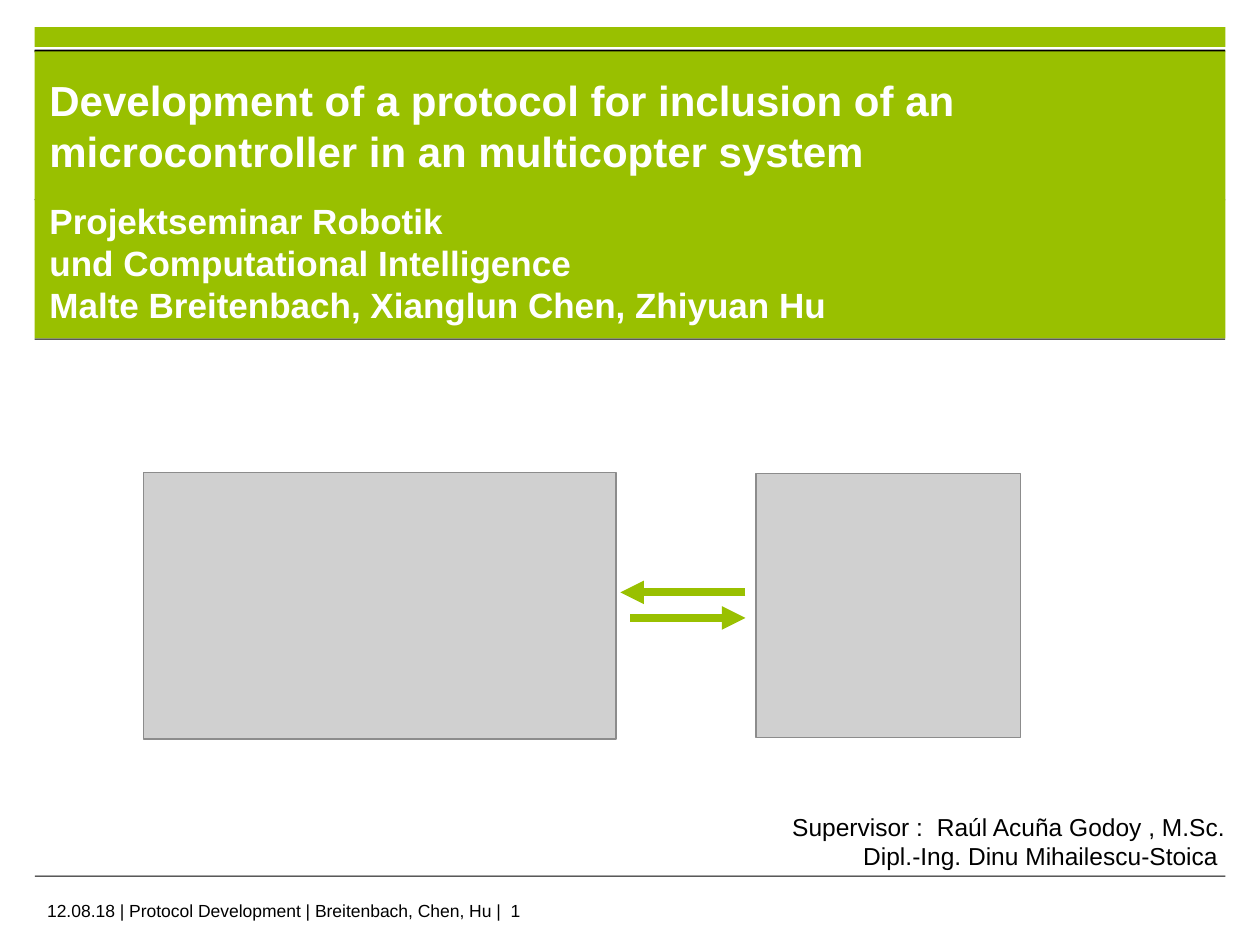
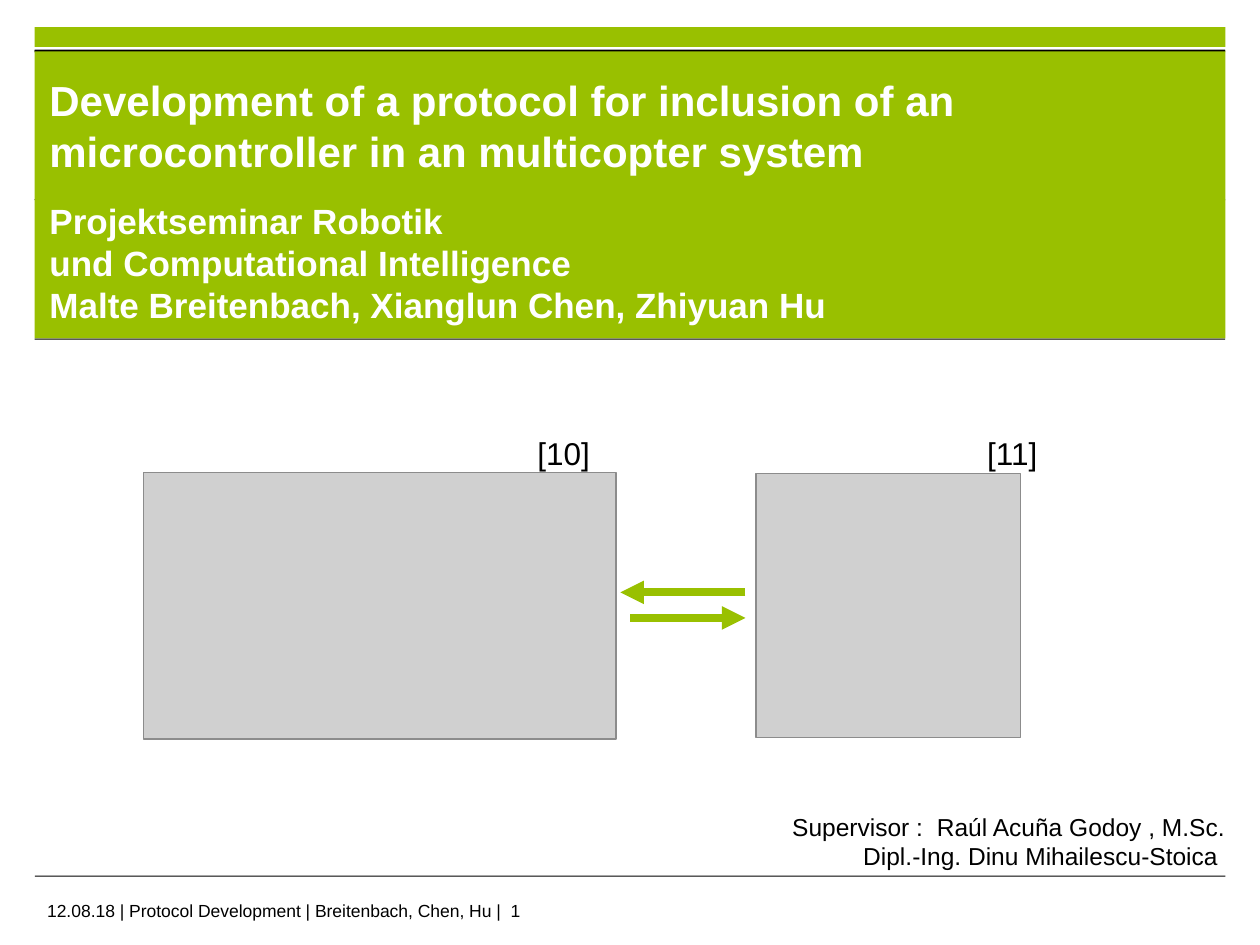
Before and after one commit to im-Kitsch/RMR_sensor_fusion, a slide deck: slide 1 of data/presentation/PS_presentation_FINAL.pptx. Drawn at 1260x945 pixels with LibreOffice and Linux fonts; fonts in the diff are those of the drawing; grey boxes stand for pictures; background and template pictures are left out. Boxes give left, top, right and bottom in pixels: in the first picture for what was removed or moved away, otherwise in the second. Text is boxed around its words. In the diff, an @@ line names an element or a change of style, - is before the commit and + after.

Commit message:
final version slides used in presentation

```diff
--- a/data/presentation/PS_presentation_FINAL.pptx
+++ b/data/presentation/PS_presentation_FINAL.pptx
@@ text added at (x1=537, y1=442, x2=589, y2=471), 18 pt, text #000000 @@
+[10]
@@ text added at (x1=987, y1=442, x2=1037, y2=471), 18 pt, text #000000 @@
+[11]
```
